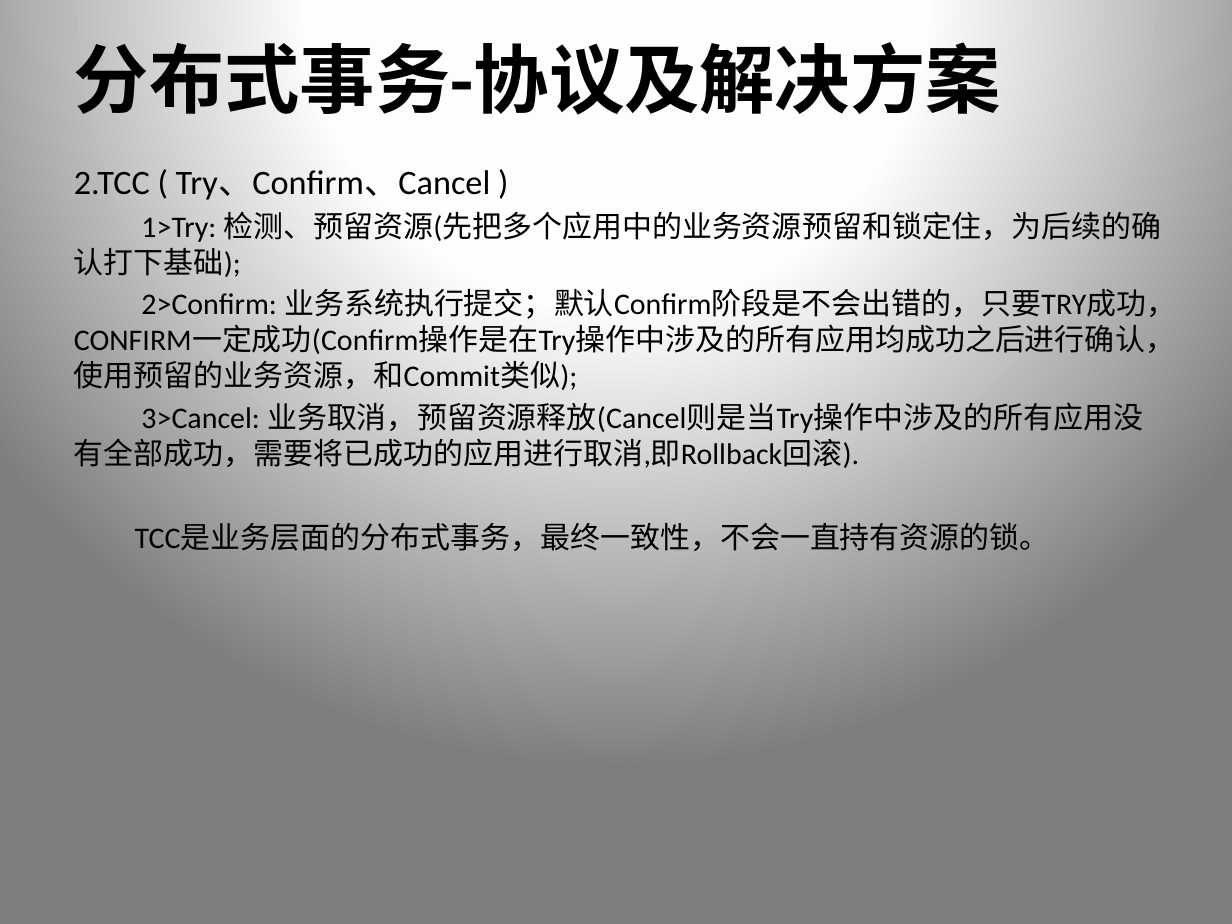
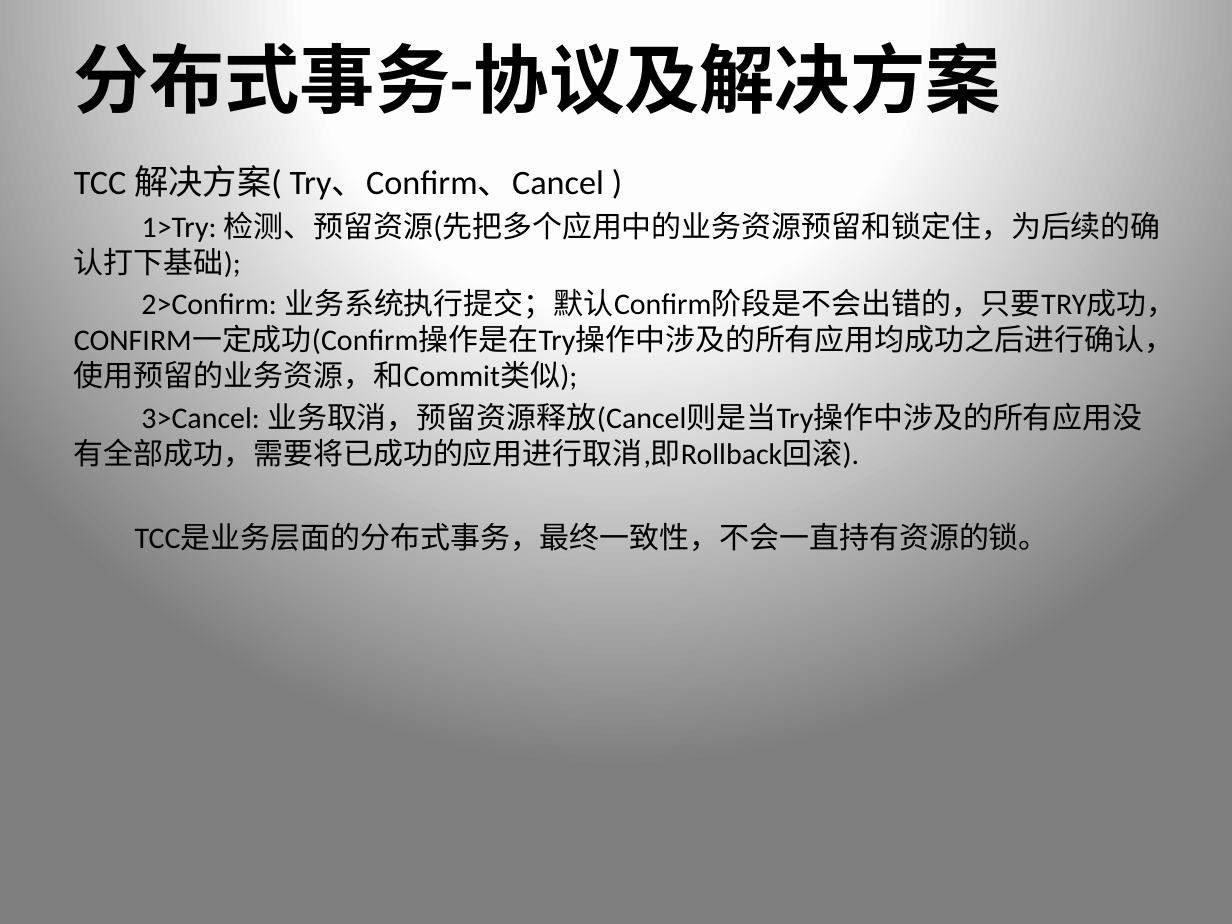
Before and after one commit to xiongpeter/study-notes, a slide deck: slide 18 of 我的.pptx. Drawn at 1232x924 pixels with LibreOffice and Linux fonts; fonts in the diff are those of the drawing. Boxes give left, top, right and bottom in pixels: in the first picture for what was removed or moved away, otherwise in the second. Text is boxed around its words. In the diff, an @@ line names an element or a change of style, - is before the commit and + after.

Commit message:
更新分布式事务ppt

```diff
--- a/我的.pptx
+++ b/我的.pptx
@@ text at (74, 165, 605, 200): text changed @@
-2.TCC ( Try、Confirm、Cancel )
+TCC 解决方案( Try、Confirm、Cancel )
```
Also in this commit, not shown: 5 other slides changed, 8 slides added, 4 slides removed.
